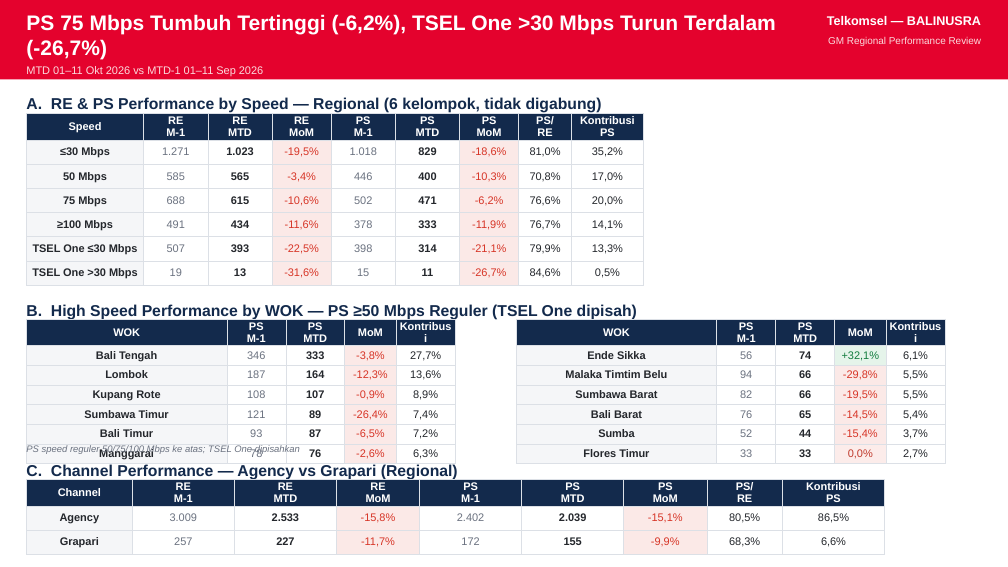
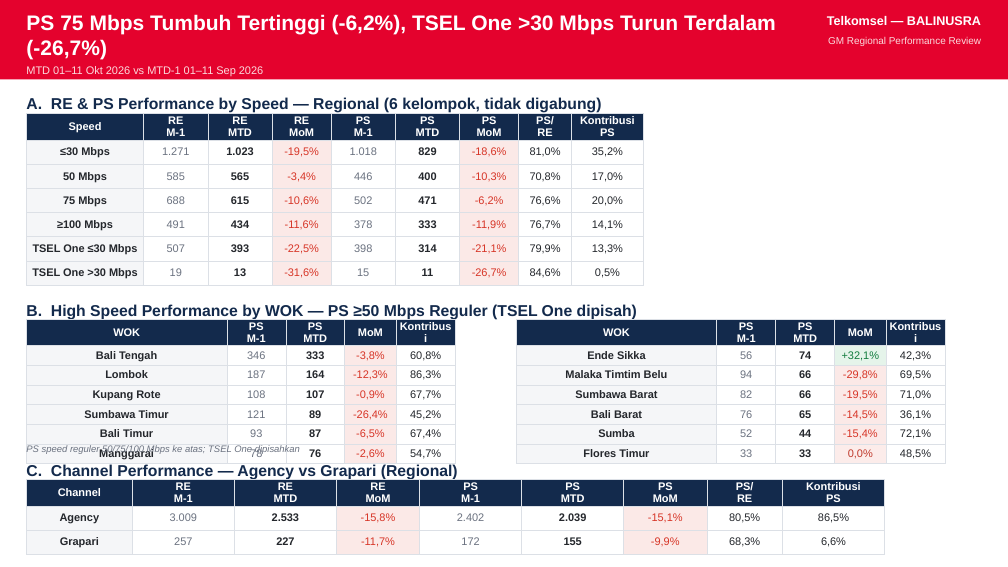
Before and after one commit to linktreehhbalnus-eng/wow_balnus, a slide deck: slide 6 of beta_12wok/reports/BALINUSRA_GM_PERFORMANCE_SUMMARY_20261011_INARA.pptx. Drawn at 1008x567 pixels with LibreOffice and Linux fonts; fonts in the diff are those of the drawing. Boxes give left, top, right and bottom in pixels: in the first picture for what was removed or moved away, otherwise in the second. Text is boxed around its words. In the diff, an @@ line names an element or a change of style, - is before the commit and + after.

```diff
--- a/beta_12wok/reports/BALINUSRA_GM_PERFORMANCE_SUMMARY_20261011_INARA.pptx
+++ b/beta_12wok/reports/BALINUSRA_GM_PERFORMANCE_SUMMARY_20261011_INARA.pptx
@@ table at <box>26,319,455,464</box> @@
-row 2, column 5: 27,7%
+row 2, column 5: 60,8%
-row 3, column 5: 13,6%
+row 3, column 5: 86,3%
-row 4, column 5: 8,9%
+row 4, column 5: 67,7%
-row 5, column 5: 7,4%
+row 5, column 5: 45,2%
-row 6, column 5: 7,2%
+row 6, column 5: 67,4%
-row 7, column 5: 6,3%
+row 7, column 5: 54,7%
@@ table at <box>516,319,945,494</box> @@
-row 2, column 5: 6,1%
+row 2, column 5: 42,3%
-row 3, column 5: 5,5%
+row 3, column 5: 69,5%
-row 4, column 5: 5,5%
+row 4, column 5: 71,0%
-row 5, column 5: 5,4%
+row 5, column 5: 36,1%
-row 6, column 5: 3,7%
+row 6, column 5: 72,1%
-row 7, column 5: 2,7%
+row 7, column 5: 48,5%
```
Also in this commit, not shown: 5 other slides changed, 11 other files.
